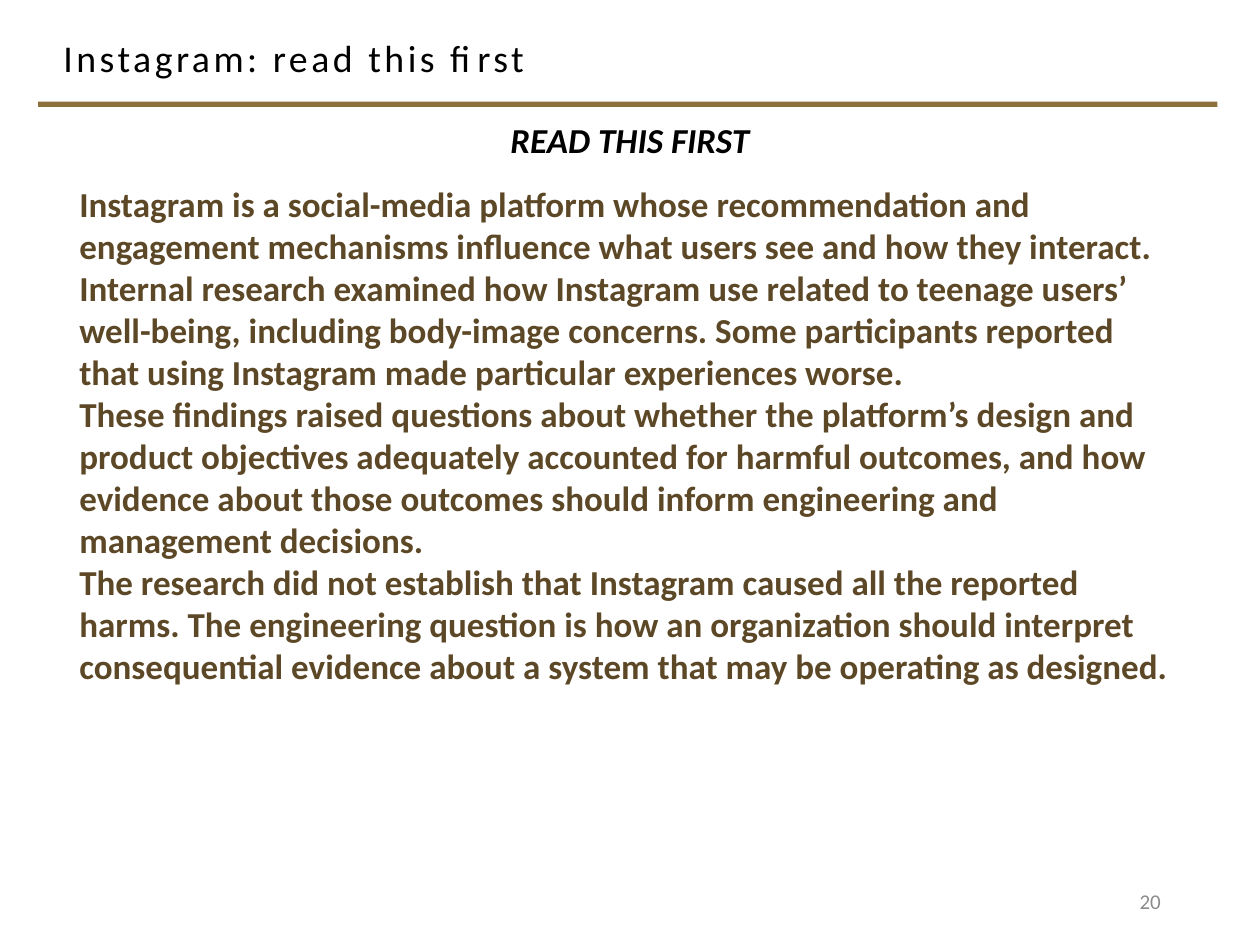
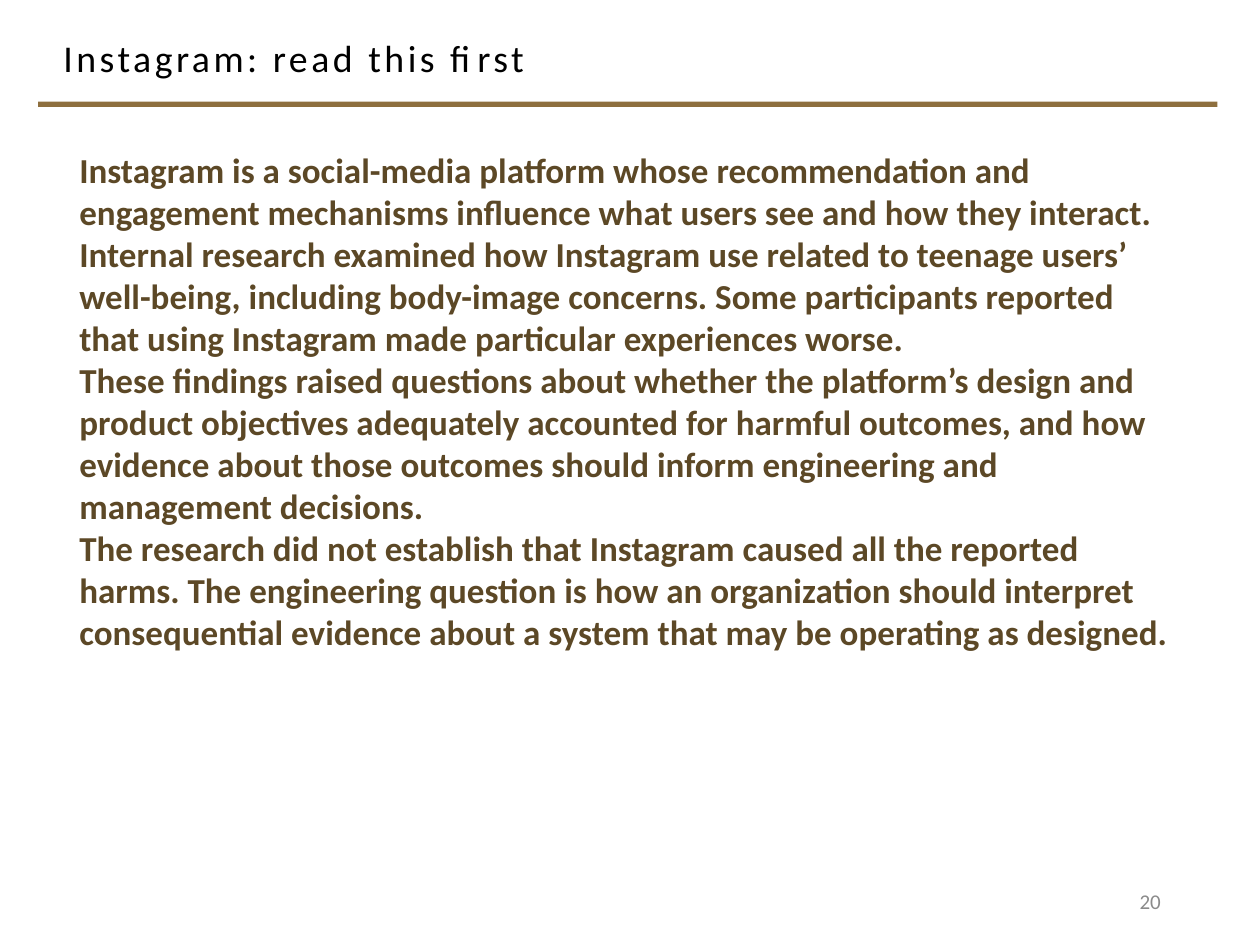
Before and after one commit to davisjam/model-based-agentic-software-engineering, a slide deck: slide 20 of course/lectures/act-2-delegation-and-control/04-failure-aware-engineering/2-4-Failure-Aware-Engineering.pptx. Drawn at 1260x945 pixels with LibreOffice and Linux fonts; fonts in the diff are those of the drawing; background and template pictures are left out. Boxes give left, top, right and bottom in pixels: in the first picture for what was removed or moved away, otherwise in the second. Text is boxed around its words. In the diff, an @@ line names an element or a change of style, - is before the commit and + after.

```diff
--- a/course/lectures/act-2-delegation-and-control/04-failure-aware-engineering/2-4-Failure-Aware-Engineering.pptx
+++ b/course/lectures/act-2-delegation-and-control/04-failure-aware-engineering/2-4-Failure-Aware-Engineering.pptx
@@ text "Instagram is a social-media platform ...": place and size @@
-text "Instagram is a social-media platform ..." at (79, 192, 1167, 685)
+text "Instagram is a social-media platform ..." at (79, 158, 1167, 651)
@@ text removed at (510, 130, 749, 154) @@
-READ THIS FIRST
```
Also in this commit, not shown: 2 other slides changed.
